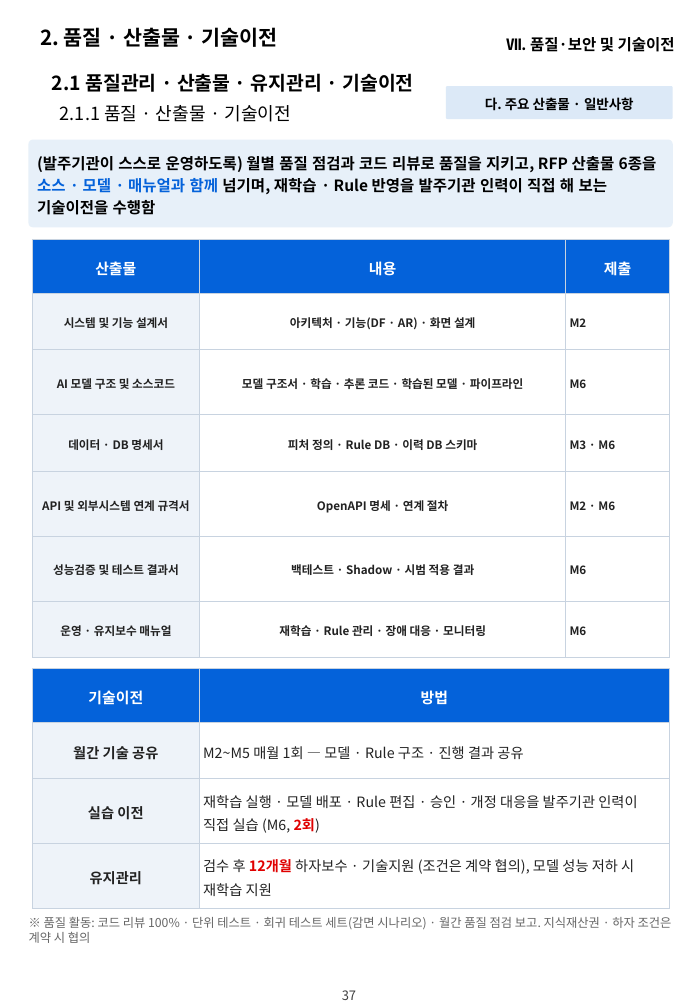
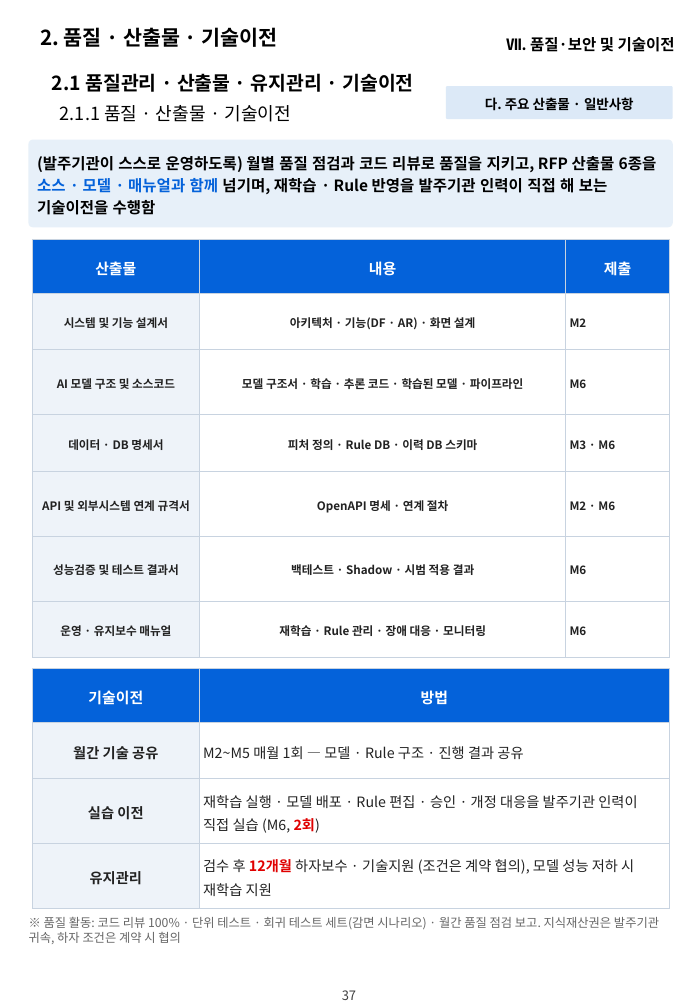
Before and after one commit to hwangsteeve-tech/hbjw, a slide deck: slide 37 of proposals/2026-11_dsit-parking-ai/dsit_proposal.pptx. Drawn at 698x1008 pixels with LibreOffice and Linux fonts; fonts in the diff are those of the drawing; background and template pictures are left out. Boxes give left, top, right and bottom in pixels: in the first picture for what was removed or moved away, otherwise in the second. Text is boxed around its words. In the diff, an @@ line names an element or a change of style, - is before the commit and + after.

```diff
--- a/proposals/2026-11_dsit-parking-ai/dsit_proposal.pptx
+++ b/proposals/2026-11_dsit-parking-ai/dsit_proposal.pptx
@@ text at box(29, 917, 659, 944): text changed @@
-※ 품질 활동: 코드 리뷰 100% · 단위 테스트 · 회귀 테스트 세트(감면 시나리오) · 월간 품질 점검 보고. 지식재산권 · 하자 조건은 계약 시 협의
+※ 품질 활동: 코드 리뷰 100% · 단위 테스트 · 회귀 테스트 세트(감면 시나리오) · 월간 품질 점검 보고. 지식재산권은 발주기관 귀속, 하자 조건은 계약 시 협의
```
Also in this commit, not shown: 2 other slides changed.
